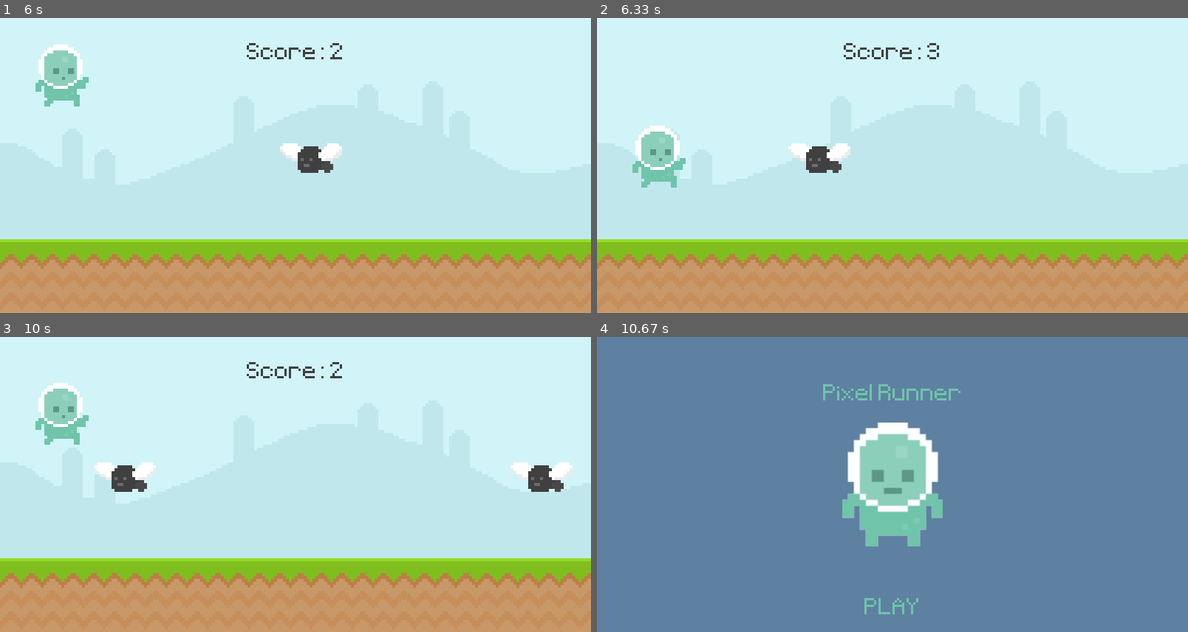
Above: before the commit, frames 1-4 (two rows, left to right).
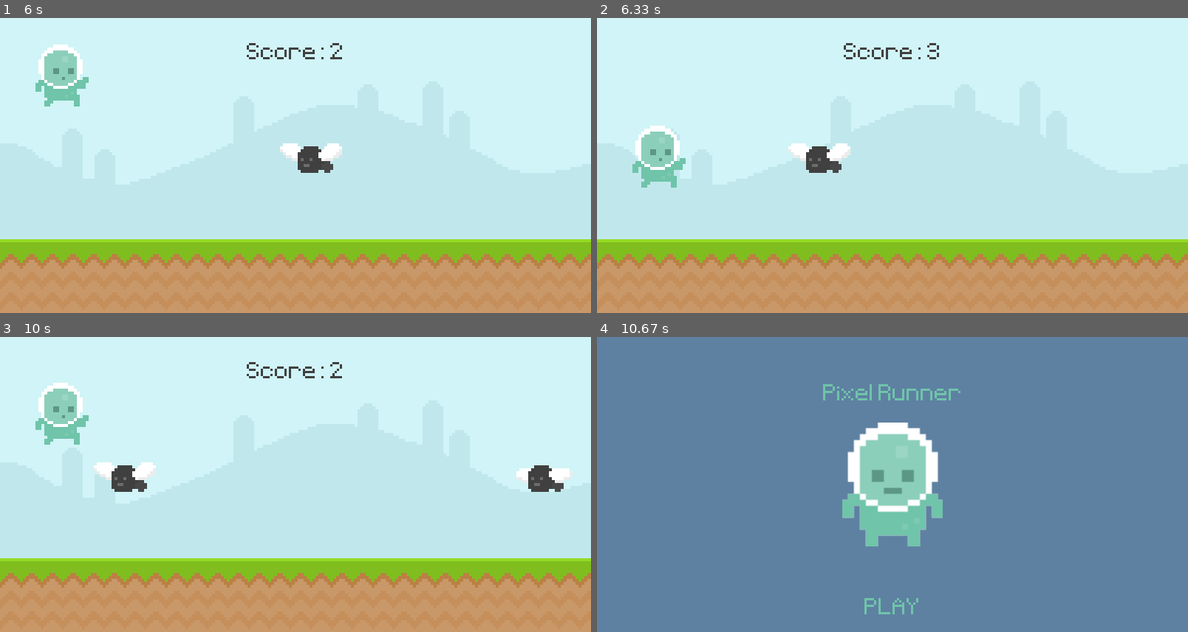
Above: after the commit, the same moments.

Repository: will-s-h/treehacks
Game: pygame game, started from UltimatePygameIntro/edited.py
Same seed, same stepped clock (60 frames per second), same inputs: the game is played once before the commit and once after it.
Inputs:
- Up to frame 1 (6 s): click "PLAY" at 0.38 s; tap Space at 0.67, 2.5, 4.17, 4.57, 4.87, 5.73 s; click "PLAY" at 3.88 s
- Up to frame 2 (6.33 s): tap Space at 6.13 s
- Up to frame 3 (10 s): tap Space at 6.43, 7.47, 7.8, 8.1, 8.87, 9.2, 9.5 s; click "PLAY" at 7.12 s
- Up to frame 4 (10.67 s): no input

Frames 1-2 are identical in both runs. In frame 3, 0.2% of the frame differs, in the area x 86-97%, y 42-50%; in frame 4, nothing differs.

Commit message:
fix animation bug

Diff:
--- a/UltimatePygameIntro/edited.py
+++ b/UltimatePygameIntro/edited.py
@@ -3,8 +3,6 @@
 import levels
 import textbox
 from random import randint, choice
-import PIL
-from PIL import Image
 
 class Player(pygame.sprite.Sprite):
     def __init__(self):
@@ -113,11 +111,10 @@
 			if self.rect.x <= 250 and self.rect.x >= 180:
 				self.image = self.frames[1]
 				self.rect.y = 200
-			#if self.rect.x < 180 and self.rect.x >= 175:
-			#	self.image = self.frames[0]
-			#	self.rect.y = 320
 		elif self.animation_index >= len(self.frames):
 			self.animation_index = 0
+			self.image = self.frames[0]
+		else:
 			self.image = self.frames[int(self.animation_index)]
 
 	def update(self):
